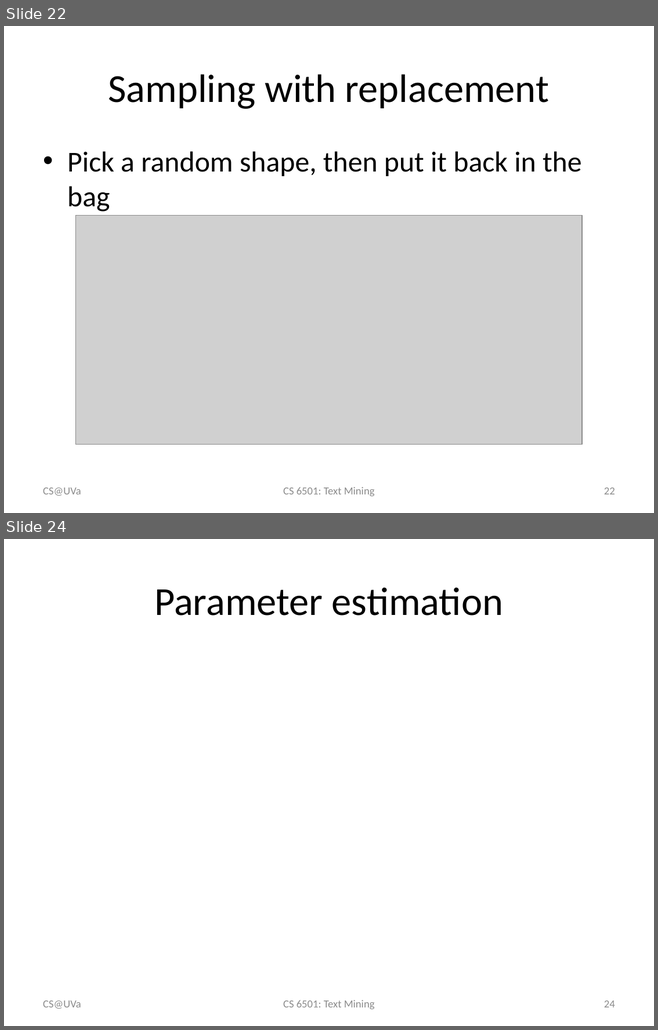
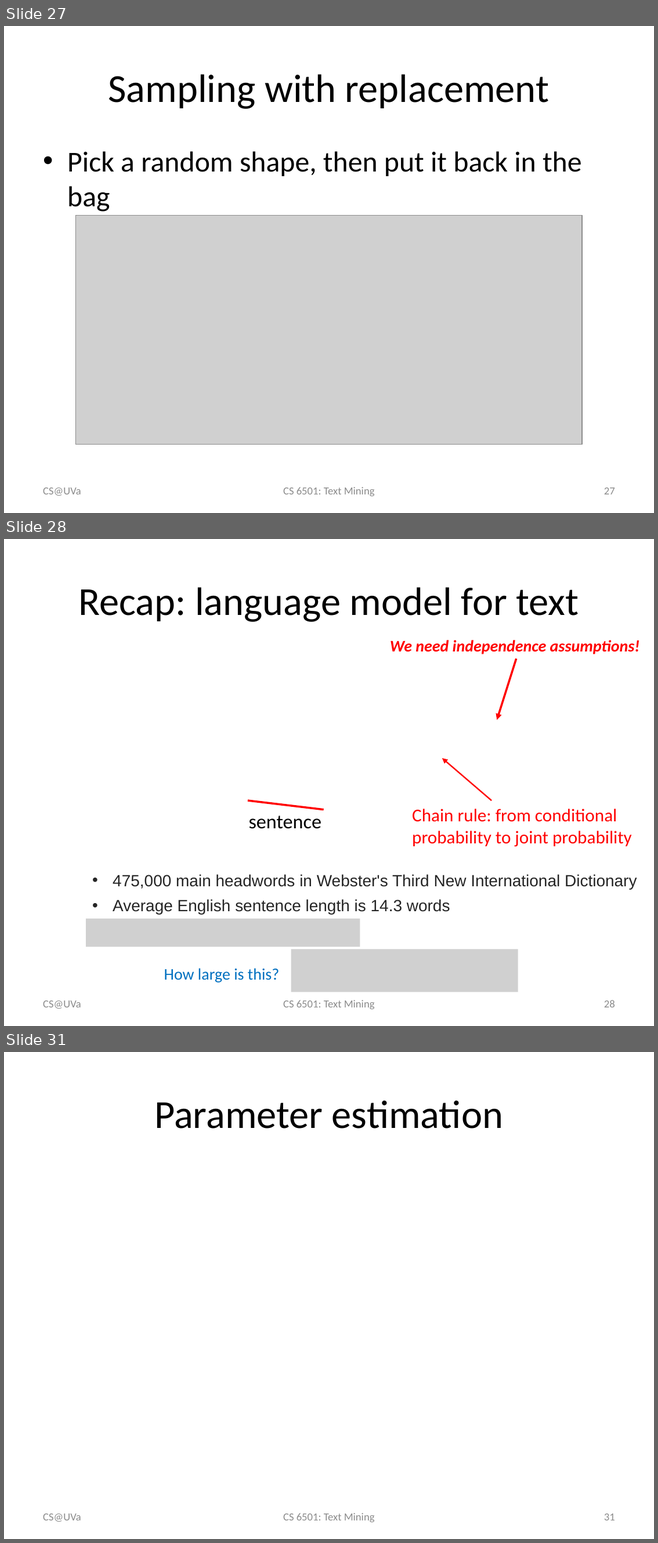
Before and after one commit to wang296/CS6501-Text-Mining, a slide deck: docs/Language Models.pptx. Shown one above the other, each under a label of ours: slides 22 and 24 before the commit, slides 27, 28 and 31 after it; the slides between them are not shown. The pictures are 658x1030 and 658x1543 pixels, drawn with LibreOffice and Linux fonts; fonts in the diff are those of the drawing; grey boxes stand for pictures. Boxes give left, top, right and bottom in pixels: in the first picture for what was removed or moved away, otherwise in the second. Text is boxed around its words. In the diff, an @@ line names an element or a change of style, - is before the commit and + after.

```diff
--- a/docs/Language Models.pptx
+++ b/docs/Language Models.pptx
@@ slide 28 added at (4,539,654,1026), background #FFFFFF @@
@@ title added at (78,587,578,622), 44 pt, text #000000 @@
+Recap: language model for text
@@ text added at (390,640,640,654), 18 pt, text #FF0000, bold, italic @@
+We need independence assumptions!
@@ arrow added from (516, 658) to (496, 719), #FF0000 2.25 pt @@
@@ arrow added from (491, 801) to (442, 759), #FF0000 1.5 pt @@
@@ line added from (248, 801) to (324, 810), #FF0000 2.25 pt @@
@@ text added at (249,816,321,829), 22 pt, text #000000 @@
+sentence
@@ text added at (412,809,632,847), 20 pt, text #FF0000 @@
+Chain rule: from conditional probability to joint probability
@@ text added at (112,874,636,889), 18 pt, text #252525 @@
+• 475,000 main headwords in Webster's Third New International Dictionary
@@ text added at (112,899,450,914), 18 pt, text #252525 @@
+• Average English sentence length is 14.3 words
@@ picture added at (86,918,360,947) @@
@@ picture added at (291,950,518,993) @@
@@ text added at (164,968,279,983), 18 pt, text #0070C0 @@
+How large is this?
@@ text added at (43,1001,81,1009), 12 pt, text #8C8C8C @@
+CS@UVa
@@ text added at (283,1000,375,1009), 12 pt, text #8C8C8C @@
+CS 6501: Text Mining
@@ page number added at (604,1000,615,1008), 12 pt, text #8C8C8C @@
+28
@@ what was slide 22 is now slide 27 @@
@@ page number at (604,488,615,495): text changed @@
-22
+27
@@ what was slide 24 is now slide 31 @@
@@ page number at (604,1514,615,1521): text changed @@
-24
+31
```
Also in this commit, not shown: 1 slide changed, 6 other slides added, 4 other files.
